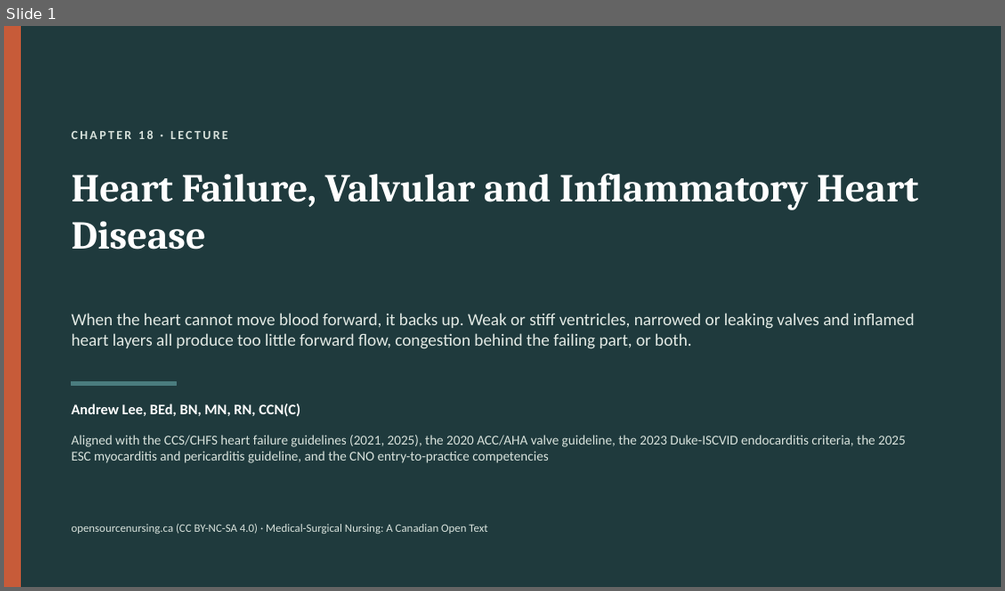
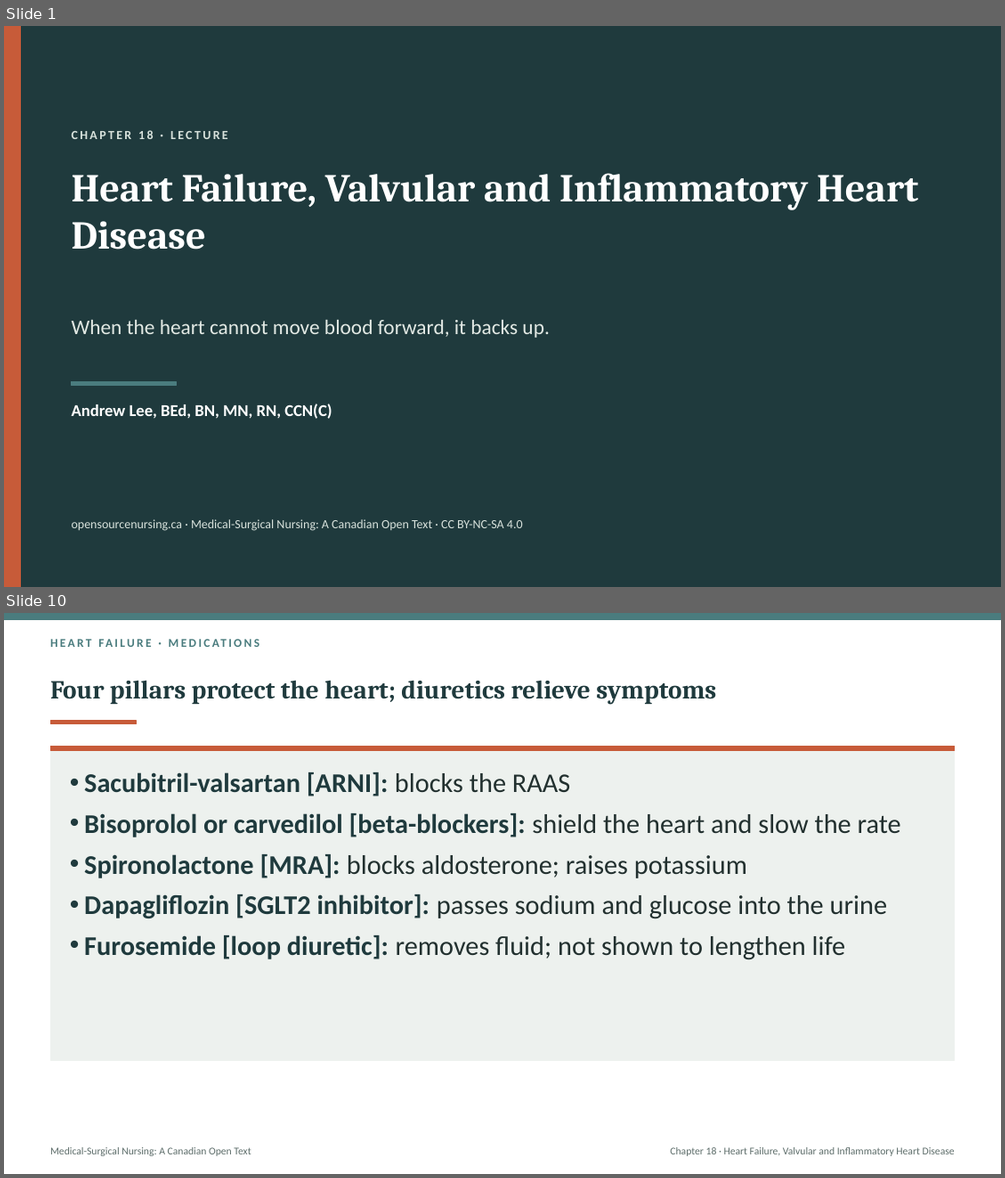
Before and after one commit to andrewleenl/opensourcenursing, a slide deck: Ch18_Heart_Failure_Valvular_and_Inflammatory_Heart_Disease_Lecture_Presentation.pptx. Shown one above the other, each under a label of ours: slide 1 before the commit, slides 1 and 10 after it; the slides between them are not shown. The pictures are 1005x591 and 1005x1178 pixels, drawn with LibreOffice and Linux fonts; fonts in the diff are those of the drawing. Boxes give left, top, right and bottom in pixels: in the first picture for what was removed or moved away, otherwise in the second. Text is boxed around its words. In the diff, an @@ line names an element or a change of style, - is before the commit and + after.

```diff
--- a/Ch18_Heart_Failure_Valvular_and_Inflammatory_Heart_Disease_Lecture_Presentation.pptx
+++ b/Ch18_Heart_Failure_Valvular_and_Inflammatory_Heart_Disease_Lecture_Presentation.pptx
@@ slide 10 added at bbox=[4, 613, 1001, 1174], background #FFFFFF @@
@@ rectangle added at bbox=[4, 613, 1001, 620], fill #4A7C7E, outline #4A7C7E 1 pt @@
@@ text added at bbox=[50, 635, 955, 657], 11.5 pt, text #4A7C7E, bold @@
+HEART FAILURE · MEDICATIONS
@@ title added at bbox=[50, 680, 716, 705], 25 pt, text #1F3A3D, bold @@
+Four pillars protect the heart; diuretics relieve symptoms
@@ rectangle added at bbox=[50, 721, 137, 723], fill #C75B39, outline #C75B39 1 pt @@
@@ rectangle added at bbox=[50, 747, 955, 1060], fill #EDF1EE, outline #EDF1EE 1 pt @@
@@ rectangle added at bbox=[50, 747, 955, 751], fill #C75B39, outline #C75B39 1 pt @@
@@ text added at bbox=[84, 772, 901, 960], 26 pt, text #22302F @@
+• Sacubitril-valsartan [ARNI]: blocks the RAAS
+• Bisoprolol or carvedilol [beta-blockers]: shield the heart and slow the rate
+• Spironolactone [MRA]: blocks aldosterone; raises potassium
+• Dapagliflozin [SGLT2 inhibitor]: passes sodium and glucose into the urine
+• Furosemide [loop diuretic]: removes fluid; not shown to lengthen life
@@ text added at bbox=[50, 1147, 251, 1156], 10 pt, text #5E6E6B @@
+Medical-Surgical Nursing: A Canadian Open Text
@@ text added at bbox=[670, 1147, 955, 1156], 10 pt, text #5E6E6B @@
+Chapter 18 · Heart Failure, Valvular and Inflammatory Heart Disease
@@ slide 1 changed as well @@
@@ text at bbox=[72, 320, 549, 338]: text changed; size 16.5 to 20 pt @@
-When the heart cannot move blood forward, it backs up. Weak or stiff ventricles, narrowed or leaking valves and inflamed heart layers all produce too little forward flow, congestion behind the failing part, or both.
+When the heart cannot move blood forward, it backs up.
@@ text "Andrew Lee, BEd, BN, MN, ..." at bbox=[72, 403, 332, 418]: size 14 to 16 pt @@
@@ text removed at bbox=[72, 435, 906, 463] @@
-Aligned with the CCS/CHFS heart failure guidelines (2021, 2025), the 2020 ACC/AHA valve guideline, the 2023 Duke-ISCVID endocarditis criteria, the 2025 ESC myocarditis and pericarditis guideline, and the CNO entry-to-practice competencies
@@ text at bbox=[72, 519, 523, 531]: text changed; size 11 to 12 pt @@
-opensourcenursing.ca (CC BY-NC-SA 4.0) · Medical-Surgical Nursing: A Canadian Open Text
+opensourcenursing.ca · Medical-Surgical Nursing: A Canadian Open Text · CC BY-NC-SA 4.0
```
Also in this commit, not shown: 5 other slides changed, 37 other slides added, 44 slides removed, 1 other file.
